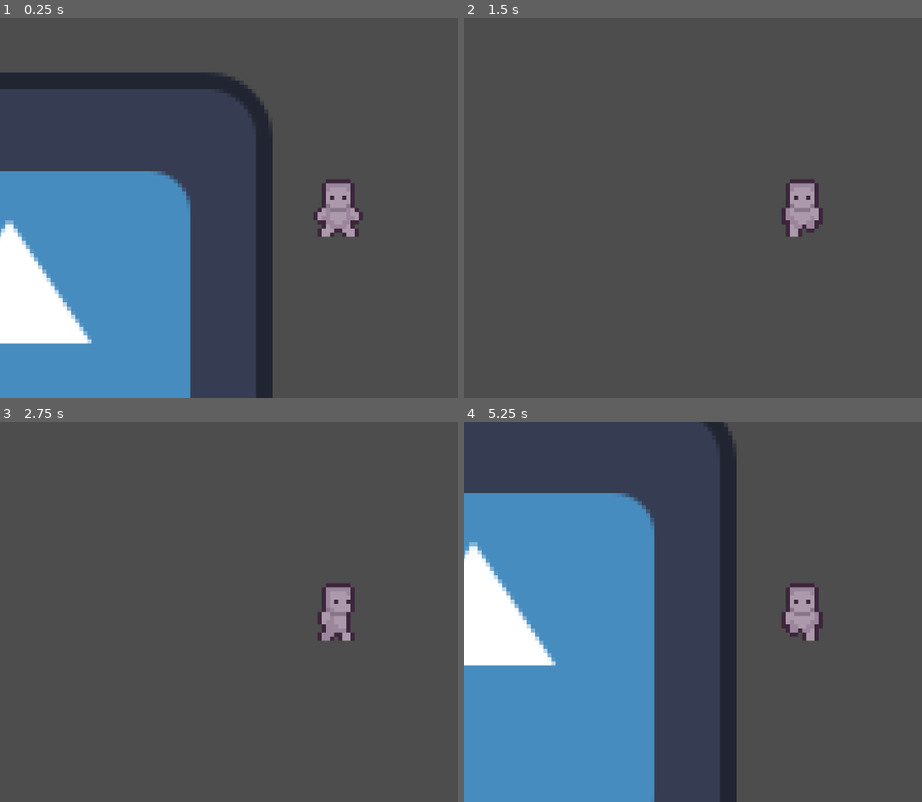
Above: before the commit, frames 1-4 (two rows, left to right).
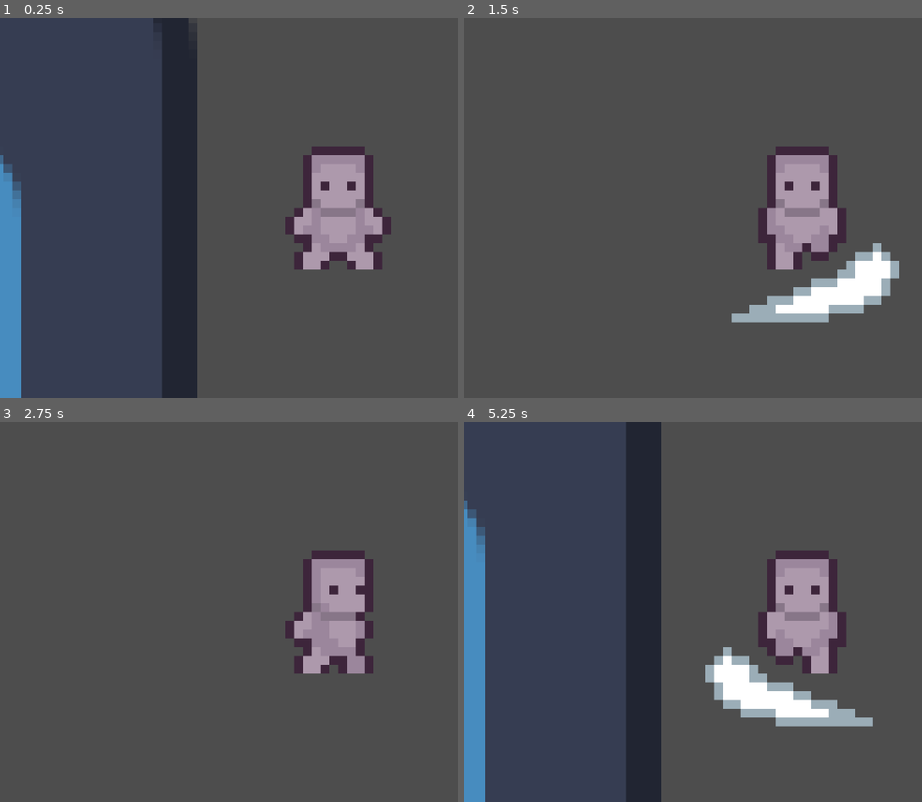
Above: after the commit, the same moments.

Repository: kyndlm/gamejam-loop
Game: Godot game, scene res://Scenes/Player/universe.tscn
Two runs of this game, one before a commit and one after it. Both use one fixed random seed, a clock stepped at 60 frames per second and the inputs below. The engine's default icon, where the game draws it, is replaced by a stand-in: a white triangle on a blue panel in a dark square.
Inputs (mouse positions are in pixels of both pictures, inside the frame that each line leads up to):
- Up to frame 1 (0.25 s): no input
- Up to frame 2 (1.5 s): move the mouse to (outside the picture) at 0.52 s; hold D (right) 0.53-1.28 s; click (outside the picture) at 0.6 s; move the mouse to (665, 227) at 1.27 s; hold S (down) from 1.28 s (still down); click (665, 227) at 1.35 s
- Up to frame 3 (2.75 s): move the mouse to (407, 528) at 2.02 s; release S (down) at 2.03 s; hold D (right) from 2.03 s (still down); click (407, 528) at 2.1 s
- Up to frame 4 (5.25 s): move the mouse to (766, 688) at 2.77 s; release D (right) at 2.78 s; hold W (up) 2.78-3.53 s; click (766, 688) at 2.85 s; move the mouse to (outside the picture) at 3.52 s; hold A (left) 3.53-5.03 s; click (outside the picture) at 3.6 s; move the mouse to (601, 555) at 4.27 s; click (601, 555) at 4.35 s; move the mouse to (834, 612) at 5.02 s; hold S (down) from 5.03 s (still down); click (834, 612) at 5.1 s

The runs differ from the first frame. In frame 1, 37% of the frame differs, in the area x 0-86%, y 0-100%; in frame 2, 7.7%; in frame 3, 4.5%; in frame 4, 46%, in the area x 0-90%, y 0-100%.

Commit message:
AttackAnimation
Angriff Animaiton hinzugefügt

Diff:
--- a/Game/Scenes/Player/player.tscn
+++ b/Game/Scenes/Player/player.tscn
@@ -1,7 +1,56 @@
-[gd_scene load_steps=23 format=3 uid="uid://cr3qfcods130o"]
+[gd_scene load_steps=36 format=3 uid="uid://cr3qfcods130o"]
 
 [ext_resource type="Script" path="res://Scripts/player.gd" id="1_b1rgs"]
+[ext_resource type="Texture2D" uid="uid://cx002bbjsa37a" path="res://Assets/Sprites/PlayerSprites/PlayerAttackSprite.png" id="2_ap8me"]
 [ext_resource type="Texture2D" uid="uid://bcgowjhd1hnmb" path="res://Assets/Sprites/PlayerSprites/Prototype_Character.png" id="2_dn8vl"]
+
+[sub_resource type="AtlasTexture" id="AtlasTexture_qq3jn"]
+atlas = ExtResource("2_ap8me")
+region = Rect2(0, 0, 32, 32)
+
+[sub_resource type="AtlasTexture" id="AtlasTexture_q3287"]
+atlas = ExtResource("2_ap8me")
+region = Rect2(32, 0, 32, 32)
+
+[sub_resource type="AtlasTexture" id="AtlasTexture_t26y1"]
+atlas = ExtResource("2_ap8me")
+region = Rect2(64, 0, 32, 32)
+
+[sub_resource type="AtlasTexture" id="AtlasTexture_me4pk"]
+atlas = ExtResource("2_ap8me")
+region = Rect2(96, 0, 32, 32)
+
+[sub_resource type="AtlasTexture" id="AtlasTexture_yhhm2"]
+atlas = ExtResource("2_ap8me")
+region = Rect2(0, 32, 32, 32)
+
+[sub_resource type="AtlasTexture" id="AtlasTexture_kqhvp"]
+atlas = ExtResource("2_ap8me")
+region = Rect2(32, 32, 32, 32)
+
+[sub_resource type="AtlasTexture" id="AtlasTexture_cyeji"]
+atlas = ExtResource("2_ap8me")
+region = Rect2(64, 32, 32, 32)
+
+[sub_resource type="AtlasTexture" id="AtlasTexture_xlao7"]
+atlas = ExtResource("2_ap8me")
+region = Rect2(96, 32, 32, 32)
+
+[sub_resource type="AtlasTexture" id="AtlasTexture_i6t4q"]
+atlas = ExtResource("2_ap8me")
+region = Rect2(0, 64, 32, 32)
+
+[sub_resource type="AtlasTexture" id="AtlasTexture_ok55q"]
+atlas = ExtResource("2_ap8me")
+region = Rect2(32, 64, 32, 32)
+
+[sub_resource type="AtlasTexture" id="AtlasTexture_wyqsw"]
+atlas = ExtResource("2_ap8me")
+region = Rect2(64, 64, 32, 32)
+
+[sub_resource type="AtlasTexture" id="AtlasTexture_w6sgt"]
+atlas = ExtResource("2_ap8me")
+region = Rect2(96, 64, 32, 32)
 
 [sub_resource type="AtlasTexture" id="AtlasTexture_n6mvr"]
 atlas = ExtResource("2_dn8vl")
@@ -77,6 +126,57 @@
 
 [sub_resource type="SpriteFrames" id="SpriteFrames_2la8d"]
 animations = [{
+"frames": [{
+"duration": 1.0,
+"texture": SubResource("AtlasTexture_qq3jn")
+}, {
+"duration": 1.0,
+"texture": SubResource("AtlasTexture_q3287")
+}, {
+"duration": 1.0,
+"texture": SubResource("AtlasTexture_t26y1")
+}, {
+"duration": 1.0,
+"texture": SubResource("AtlasTexture_me4pk")
+}],
+"loop": true,
+"name": &"attack_down",
+"speed": 35.0
+}, {
+"frames": [{
+"duration": 1.0,
+"texture": SubResource("AtlasTexture_yhhm2")
+}, {
+"duration": 1.0,
+"texture": SubResource("AtlasTexture_kqhvp")
+}, {
+"duration": 1.0,
+"texture": SubResource("AtlasTexture_cyeji")
+}, {
+"duration": 1.0,
+"texture": SubResource("AtlasTexture_xlao7")
+}],
+"loop": true,
+"name": &"attack_side",
+"speed": 35.0
+}, {
+"frames": [{
+"duration": 1.0,
+"texture": SubResource("AtlasTexture_i6t4q")
+}, {
+"duration": 1.0,
+"texture": SubResource("AtlasTexture_ok55q")
+}, {
+"duration": 1.0,
+"texture": SubResource("AtlasTexture_wyqsw")
+}, {
+"duration": 1.0,
+"texture": SubResource("AtlasTexture_w6sgt")
+}],
+"loop": true,
+"name": &"attack_up",
+"speed": 35.0
+}, {
 "frames": [{
 "duration": 1.0,
 "texture": SubResource("AtlasTexture_n6mvr")
@@ -170,9 +270,8 @@
 
 [node name="AnimatedSprite2D" type="AnimatedSprite2D" parent="."]
 sprite_frames = SubResource("SpriteFrames_2la8d")
-animation = &"walk_up"
+animation = &"attack_down"
 autoplay = "idle_down"
-frame_progress = 0.281554
 speed_scale = 0.5
 
 [node name="CollisionShape2D" type="CollisionShape2D" parent="."]
--- a/Game/Scenes/Player/universe.tscn
+++ b/Game/Scenes/Player/universe.tscn
@@ -14,4 +14,4 @@
 [node name="CharacterBody2D" parent="World" instance=ExtResource("1_1thej")]
 
 [node name="Camera2D" type="Camera2D" parent="World/CharacterBody2D"]
-zoom = Vector2(7, 7)
+zoom = Vector2(15, 15)
--- a/Game/Scripts/player.gd
+++ b/Game/Scripts/player.gd
@@ -1,23 +1,24 @@
 extends CharacterBody2D
 
 @export var speed: float = 100.0
-
-#animated_sprite ref
 @onready var anim_player = $AnimatedSprite2D
 
 enum State {
 	IDLE,
-	WALK
+	WALK,
+	ATTACK
 }
 
 var current_state: State = State.IDLE
 var last_direction: String = "down"
 
+@export var attack_duration: float = 0.2
+var attack_timer: float = 0.0
+var is_attacking: bool = false
 
 func _physics_process(delta: float) -> void:
 	var direction = Vector2.ZERO
 
-	# Detect input for movement
 	if Input.is_action_pressed("right"):
 		direction.x += 1
 		anim_player.flip_h = false
@@ -31,8 +32,16 @@
 
 	direction = direction.normalized()
 
-	#Update state:
-	if direction == Vector2.ZERO:
+	if is_attacking:
+		attack_timer -= delta
+		if attack_timer <= 0:
+			is_attacking = false
+			current_state = State.IDLE
+	elif Input.is_action_just_pressed("attack"):
+		current_state = State.ATTACK
+		is_attacking = true
+		attack_timer = attack_duration
+	elif direction == Vector2.ZERO:
 		current_state = State.IDLE
 	else:
 		current_state = State.WALK
@@ -42,9 +51,12 @@
 			_handle_idle_state()
 		State.WALK:
 			_handle_walk_state(direction)
+		State.ATTACK:
+			_handle_attack_state()
 
-	velocity = direction * speed
-	move_and_slide()
+	if current_state != State.ATTACK:
+		velocity = direction * speed
+		move_and_slide()
 
 func _handle_idle_state() -> void:
 	match last_direction:
@@ -65,3 +77,12 @@
 	else:
 		last_direction = "side"
 		anim_player.play("walk_side")
+
+func _handle_attack_state() -> void:
+	match last_direction:
+		"down":
+			anim_player.play("attack_down")
+		"up":
+			anim_player.play("attack_up")
+		"side":
+			anim_player.play("attack_side")
--- a/Game/project.godot
+++ b/Game/project.godot
@@ -37,6 +37,11 @@
 "events": [Object(InputEventKey,"resource_local_to_scene":false,"resource_name":"","device":-1,"window_id":0,"alt_pressed":false,"shift_pressed":false,"ctrl_pressed":false,"meta_pressed":false,"pressed":false,"keycode":0,"physical_keycode":68,"key_label":0,"unicode":100,"echo":false,"script":null)
 ]
 }
+attack={
+"deadzone": 0.5,
+"events": [Object(InputEventMouseButton,"resource_local_to_scene":false,"resource_name":"","device":-1,"window_id":0,"alt_pressed":false,"shift_pressed":false,"ctrl_pressed":false,"meta_pressed":false,"button_mask":0,"position":Vector2(0, 0),"global_position":Vector2(0, 0),"factor":1.0,"button_index":1,"canceled":false,"pressed":false,"double_click":false,"script":null)
+]
+}
 
 [rendering]
 
Binary file added: Game/Assets/Sprites/PlayerSprites/PlayerAttackSprite.aseprite
Binary file added: Game/Assets/Sprites/PlayerSprites/PlayerAttackSprite.png
Not shown, added: Game/Assets/Sprites/PlayerSprites/PlayerAttackSprite.png.import
